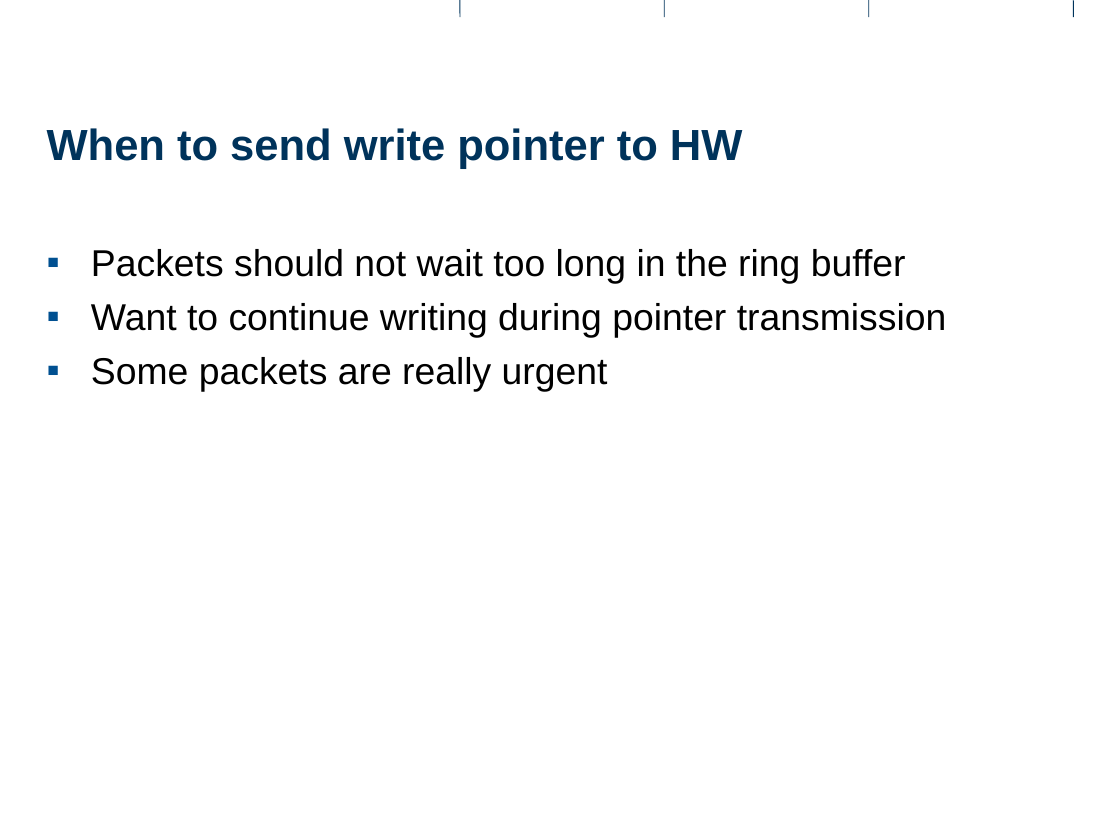
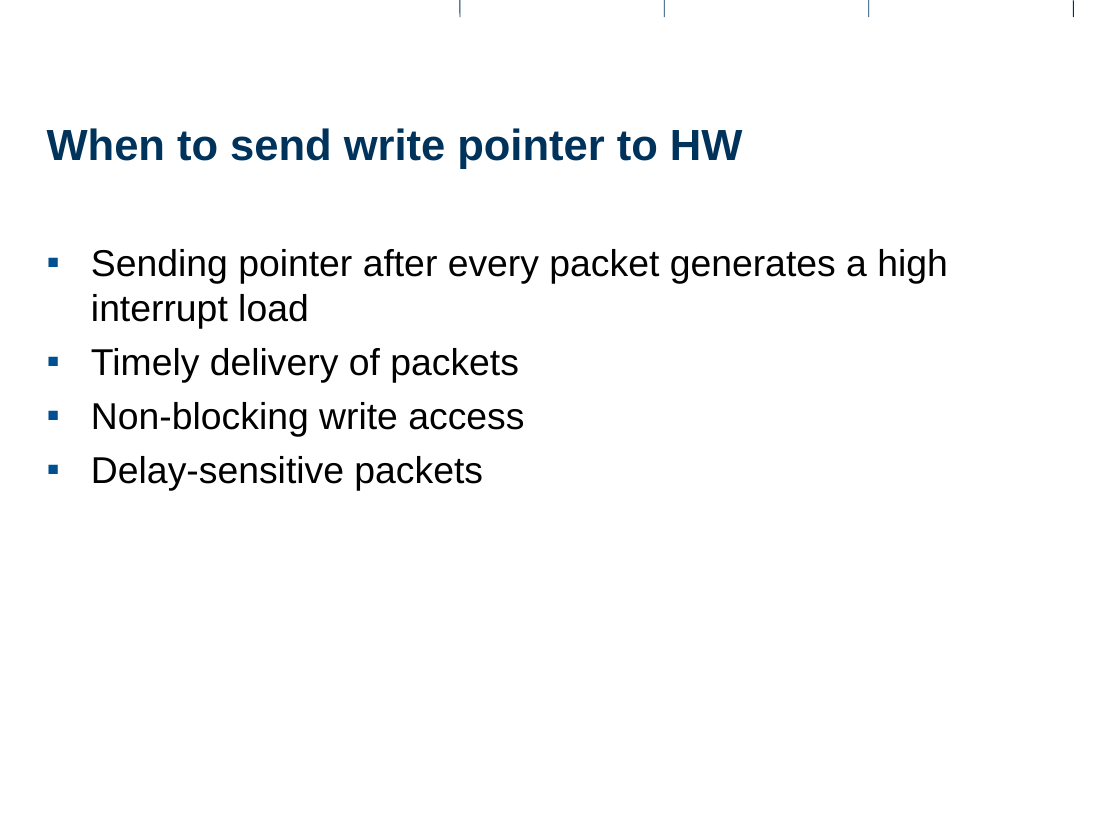
Before and after one commit to rihuber/ma, a slide deck: slide 18 of documents/presentations/intermediate2/intermediate2.odp (slide 16 before the commit). Drawn at 1120x840 pixels with LibreOffice and Linux fonts; fonts in the diff are those of the drawing; background and template pictures are left out. Boxes give left, top, right and bottom in pixels: in the first picture for what was removed or moved away, otherwise in the second. Text is boxed around its words. In the diff, an @@ line names an element or a change of style, - is before the commit and + after.

```diff
--- a/documents/presentations/intermediate2/intermediate2.odp
+++ b/documents/presentations/intermediate2/intermediate2.odp
@@ text at (91, 249, 948, 491): text changed @@
-▪ Packets should not wait too long in the ring buffer
-▪ Want to continue writing during pointer transmission
-▪ Some packets are really urgent
+▪ Sending pointer after every packet generates a high interrupt load
+▪ Timely delivery of packets
+▪ Non-blocking write access
+▪ Delay-sensitive packets
```
Also in this commit, not shown: 6 other slides changed, 3 slides added, 1 slide removed, 37 other files.
